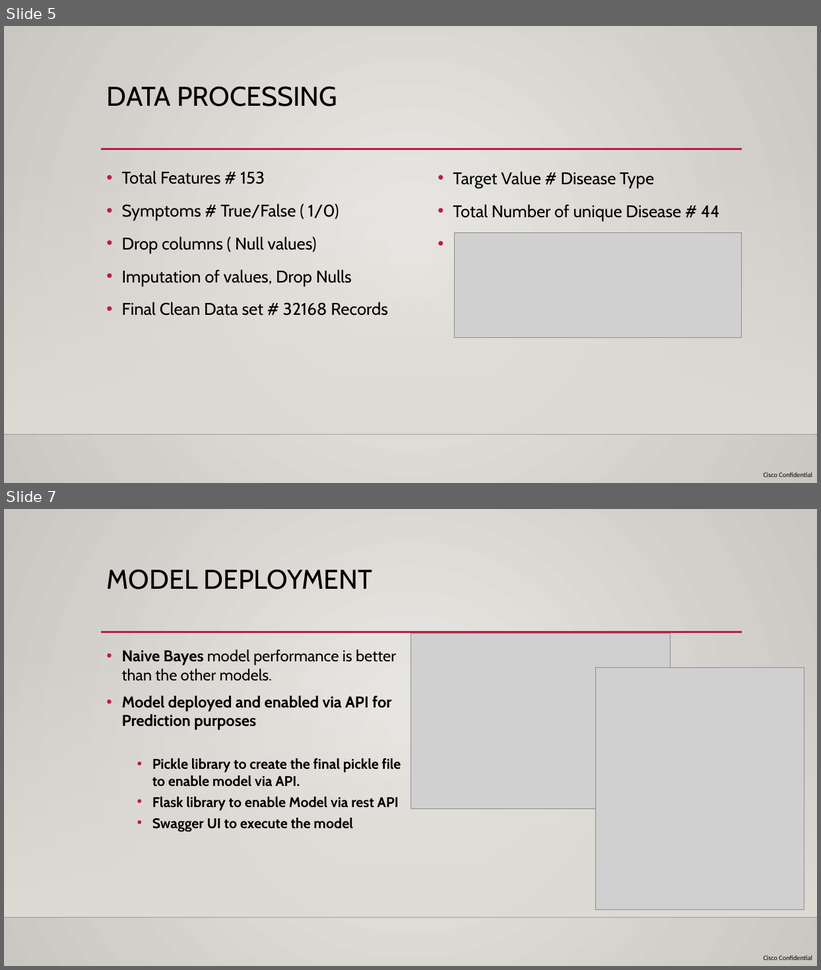
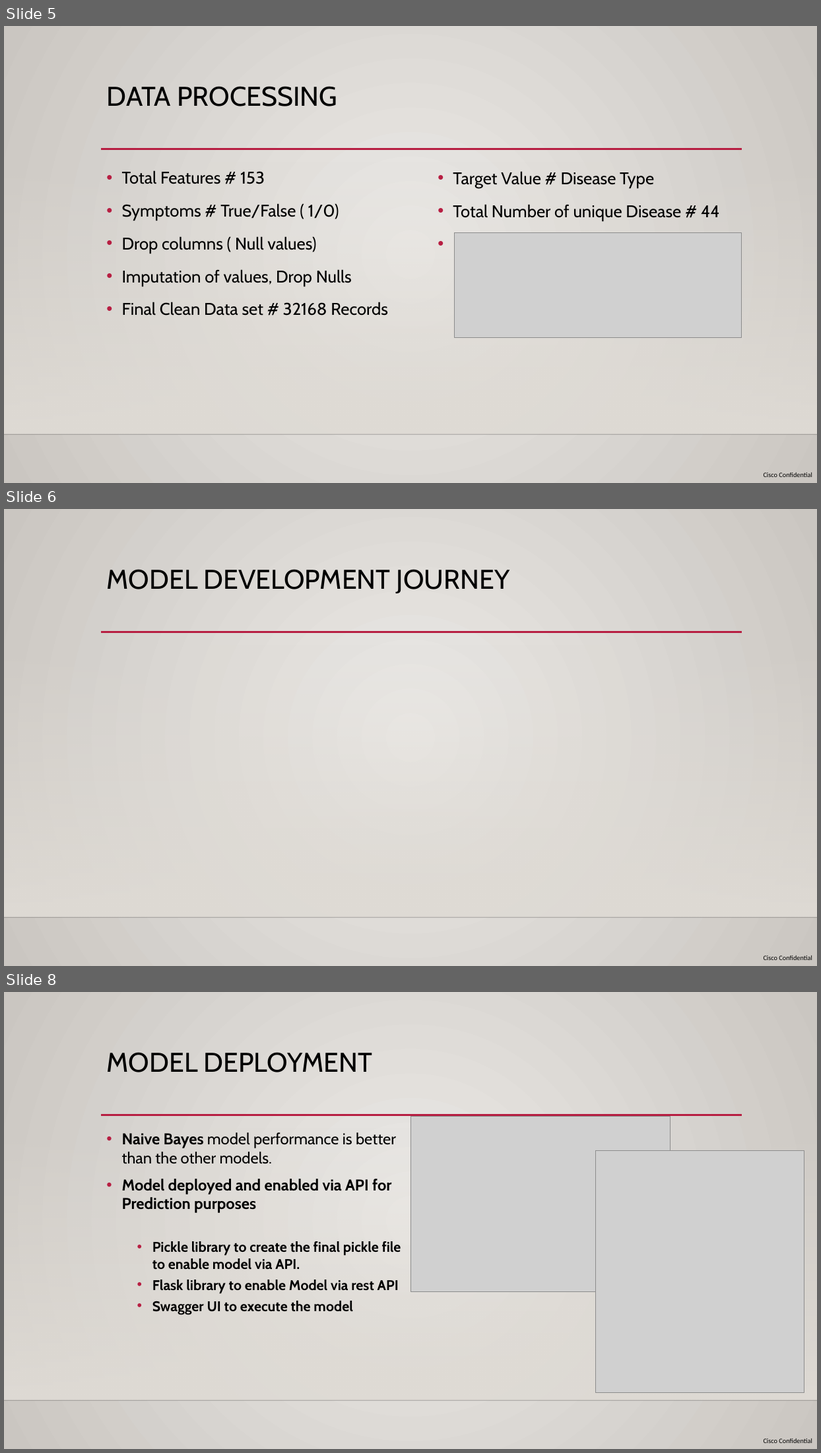
Before and after one commit to RAJESHVELAMALA/project2, a slide deck: Team 5 - Project 2 - Presentation.pptx. Shown one above the other, each under a label of ours: slides 5 and 7 before the commit, slides 5, 6 and 8 after it; the slides between them are not shown. The pictures are 821x970 and 821x1453 pixels, drawn with LibreOffice and Linux fonts; fonts in the diff are those of the drawing; grey boxes stand for pictures; background and template pictures are left out. Boxes give left, top, right and bottom in pixels: in the first picture for what was removed or moved away, otherwise in the second. Text is boxed around its words. In the diff, an @@ line names an element or a change of style, - is before the commit and + after.

```diff
--- a/Team 5 - Project 2 - Presentation.pptx
+++ b/Team 5 - Project 2 - Presentation.pptx
@@ slide 6 added at (x1=4, y1=509, x2=817, y2=966), background gradient #ECEAE7 to #CAC7C1; not listed: 4 template elements that a slide beside it also shows @@
@@ title added at (x1=107, y1=569, x2=510, y2=593), 32 pt, text #000000 @@
+MODEL DEVELOPMENT JOURNEY
@@ what was slide 7 is now slide 8 @@
```
Also in this commit, not shown: 4 slides changed, 1 other slide added, 1 other file.
